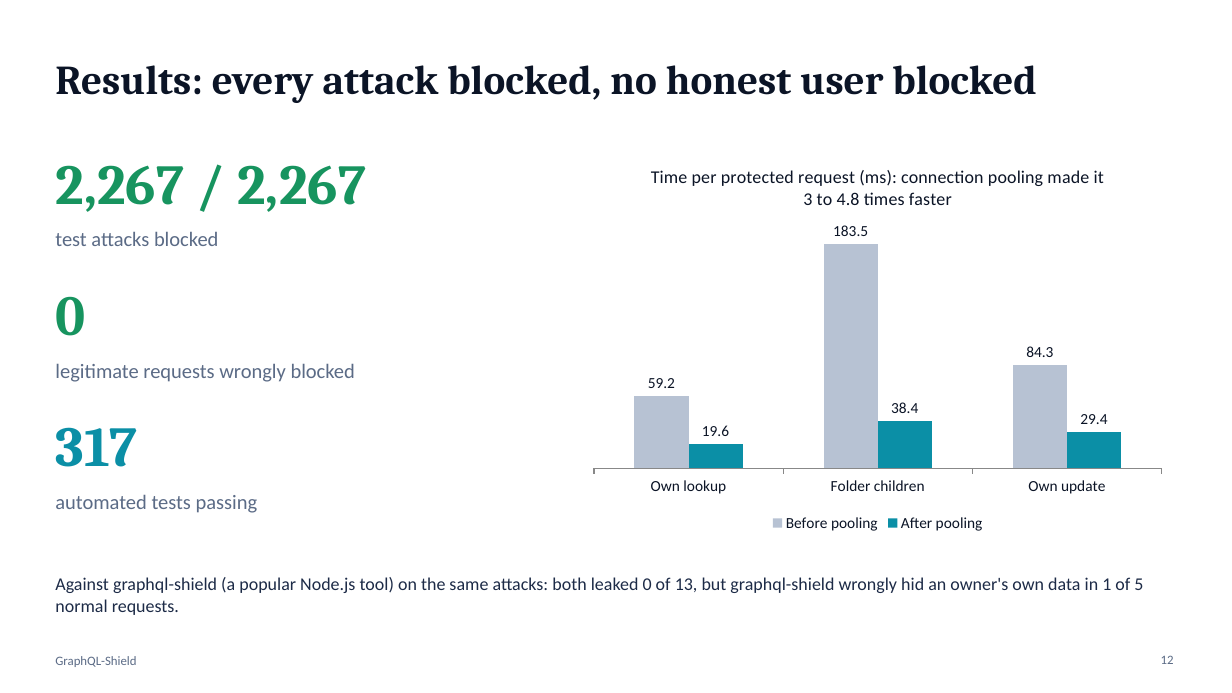
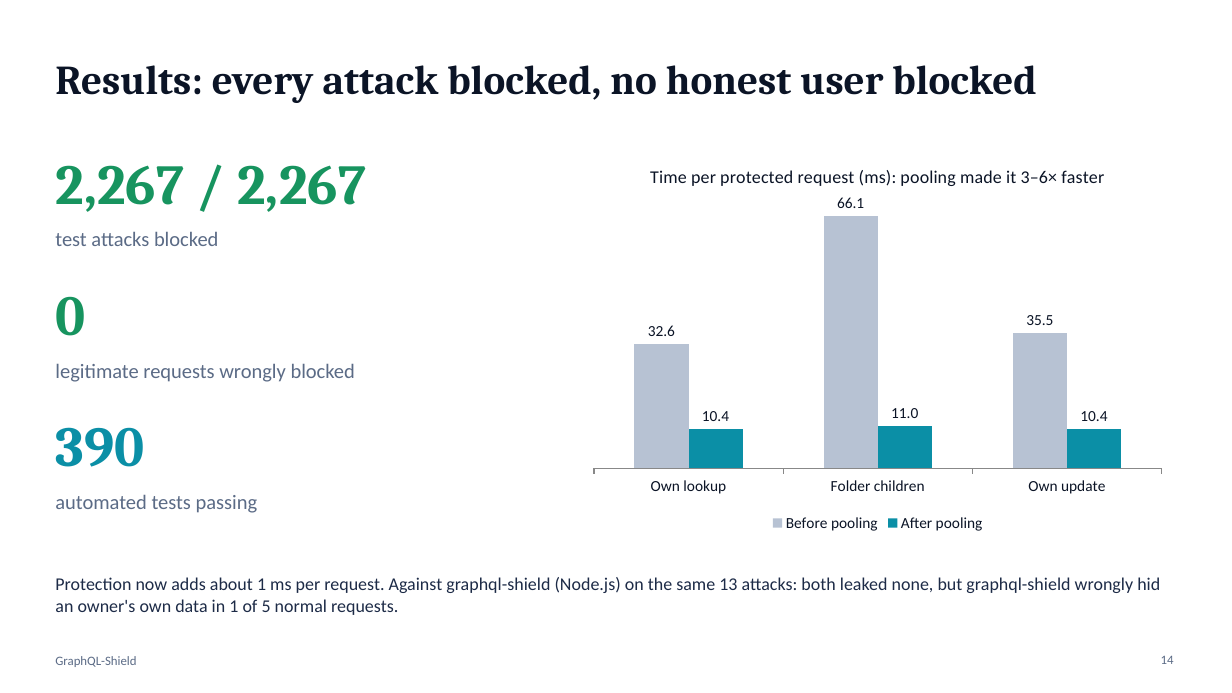
Before and after one commit to Chinmayanand03/GraphQL-Shield-, a slide deck: slide 14 of docs/GraphQL-Shield-Presentation.pptx (slide 12 before the commit). Drawn at 1232x693 pixels with LibreOffice and Linux fonts; fonts in the diff are those of the drawing. Boxes give left, top, right and bottom in pixels: in the first picture for what was removed or moved away, otherwise in the second. Text is boxed around its words. In the diff, an @@ line names an element or a change of style, - is before the commit and + after.

```diff
--- a/docs/GraphQL-Shield-Presentation.pptx
+++ b/docs/GraphQL-Shield-Presentation.pptx
@@ column chart at [582, 148, 1174, 536] @@
@@ title "Time per protected request (ms): connection pooling made it 3 to 4.8 times faster" to "Time per protected request (ms): pooling made it 3–6× faster" @@
@@ Before pooling, Own lookup: 59.2 to 32.6 @@
@@ Before pooling, Folder children: 183.5 to 66.1 @@
@@ Before pooling, Own update: 84.3 to 35.5 @@
@@ After pooling, Own lookup: 19.6 to 10.4 @@
@@ After pooling, Folder children: 38.4 to 11 @@
@@ After pooling, Own update: 29.4 to 10.4 @@
@@ text at [55, 427, 144, 467]: text changed @@
-317
+390
@@ text at [55, 577, 1160, 615]: text changed @@
-Against graphql-shield (a popular Node.js tool) on the same attacks: both leaked 0 of 13, but graphql-shield wrongly hid an owner's own data in 1 of 5 normal requests.
+Protection now adds about 1 ms per request. Against graphql-shield (Node.js) on the same 13 attacks: both leaked none, but graphql-shield wrongly hid an owner's own data in 1 of 5 normal requests.
@@ page number at [1161, 656, 1174, 664]: text changed @@
-12
+14
```
Also in this commit, not shown: 1 other slide changed, 2 slides added, 23 other files.
